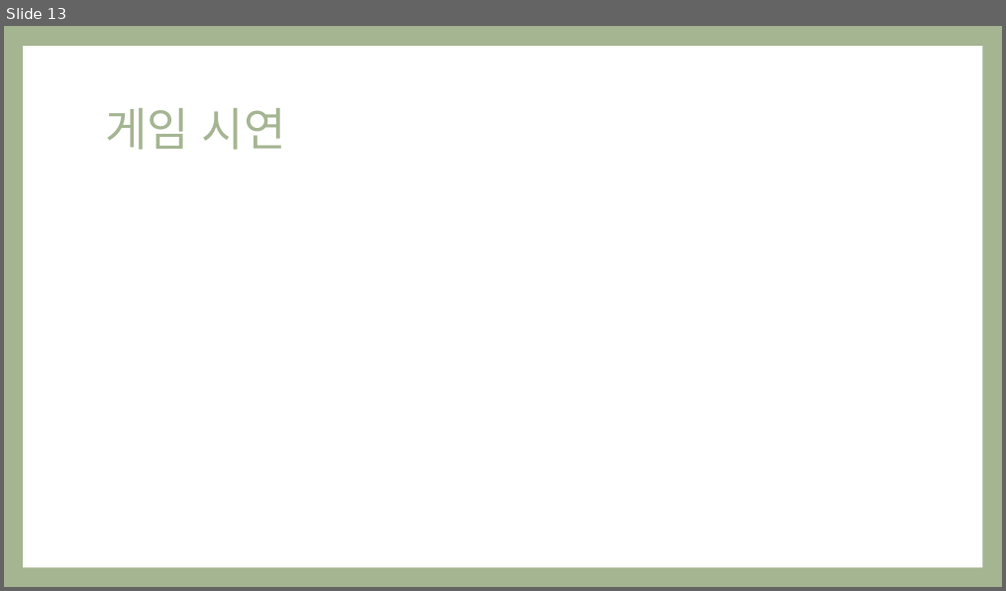
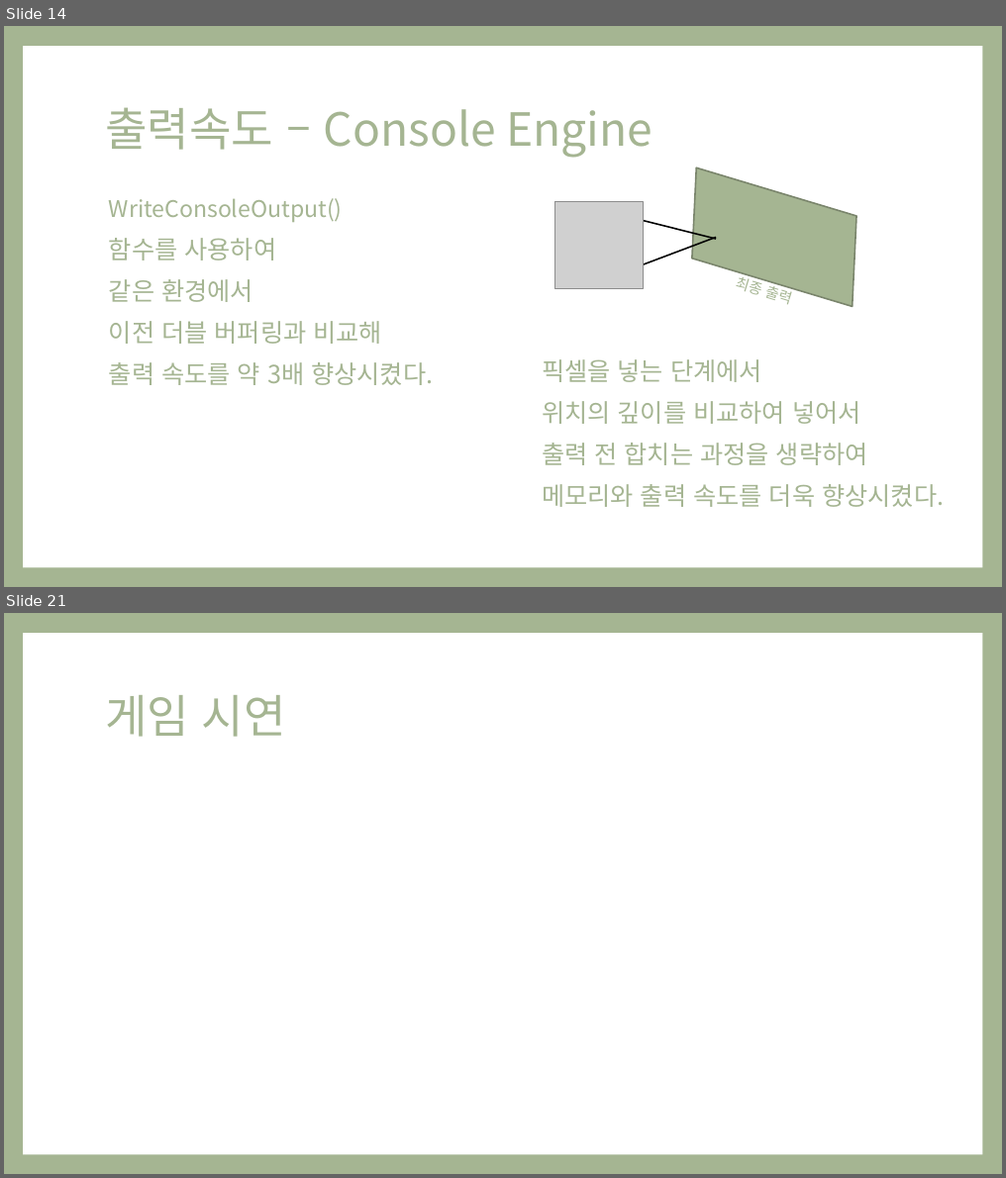
Before and after one commit to Ozzangeo/ConsoleEngine, a slide deck: 1410_오지훈_플밍_Project_발표자료.pptx. Shown one above the other, each under a label of ours: slide 13 before the commit, slides 14 and 21 after it; the slides between them are not shown. The pictures are 1006x591 and 1006x1178 pixels, drawn with LibreOffice and Linux fonts; fonts in the diff are those of the drawing; grey boxes stand for pictures. Boxes give left, top, right and bottom in pixels: in the first picture for what was removed or moved away, otherwise in the second. Text is boxed around its words. In the diff, an @@ line names an element or a change of style, - is before the commit and + after.

```diff
--- a/1410_오지훈_플밍_Project_발표자료.pptx
+++ b/1410_오지훈_플밍_Project_발표자료.pptx
@@ slide 14 added at box(4, 26, 1002, 587), background #A5B592; not listed: 1 template element that a slide beside it also shows @@
@@ title added at box(105, 107, 652, 158), 44 pt, text #A5B592 @@
+출력속도 – Console Engine
@@ text added at box(109, 198, 433, 385), 24 pt, text #A5B592 @@
+WriteConsoleOutput()
+함수를 사용하여
+같은 환경에서
+이전 더블 버퍼링과 비교해
+출력 속도를 약 3배 향상시켰다.
@@ group added at box(555, 168, 878, 306): 2 lines, 1 parallelogram, 1 text, 1 picture @@
+최종 출력
@@ text added at box(542, 360, 944, 507), 24 pt, text #A5B592 @@
+픽셀을 넣는 단계에서
+위치의 깊이를 비교하여 넣어서
+출력 전 합치는 과정을 생략하여
+메모리와 출력 속도를 더욱 향상시켰다.
@@ what was slide 13 is now slide 21 @@
```
Also in this commit, not shown: 6 slides changed, 15 other slides added, 8 slides removed, 46 other files.
